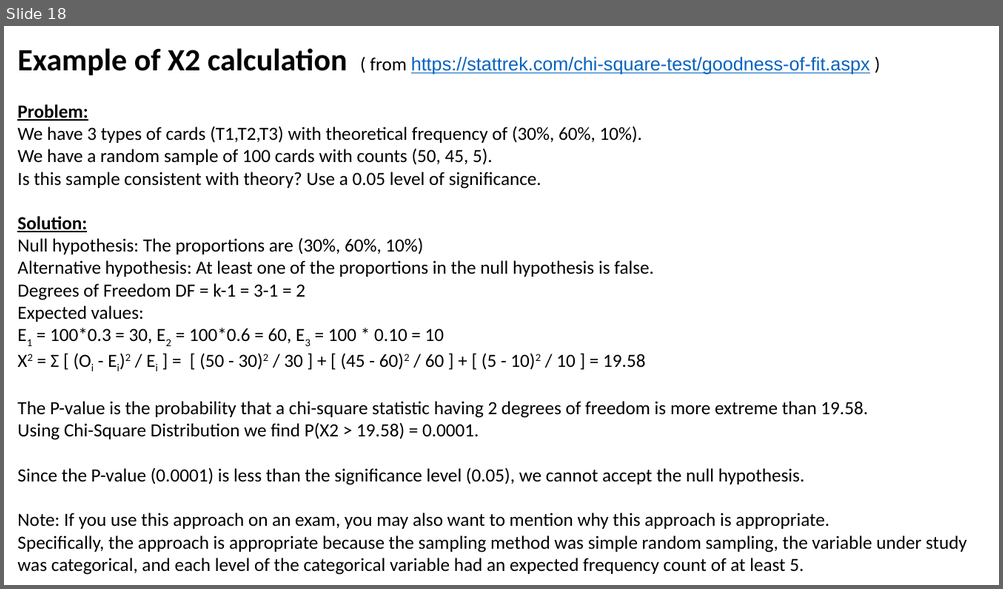
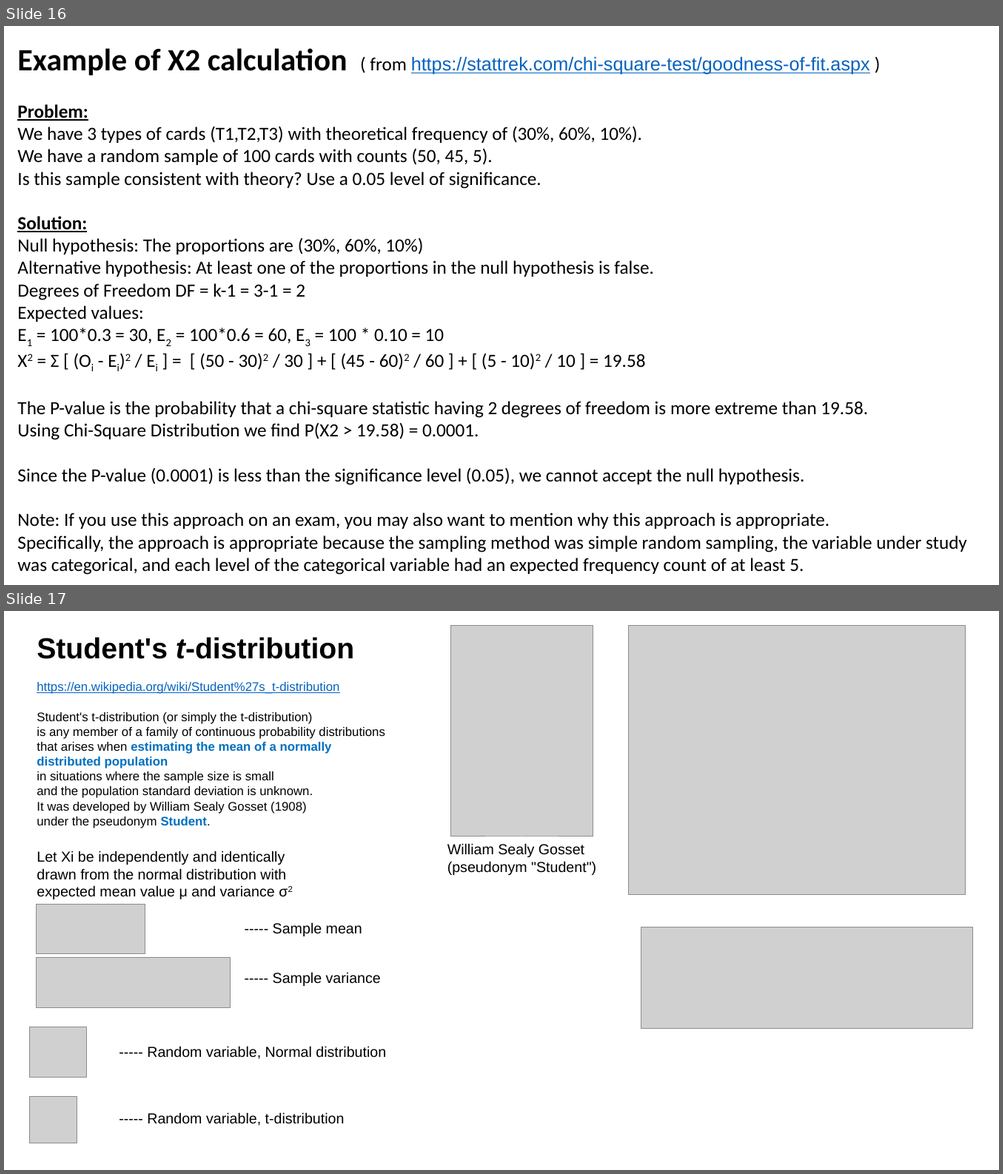
Before and after one commit to lselector/ml_ai_doc, a slide deck: statistics.pptx. Shown one above the other, each under a label of ours: slide 18 before the commit, slides 16 and 17 after it. The pictures are 1003x589 and 1003x1174 pixels, drawn with LibreOffice and Linux fonts; fonts in the diff are those of the drawing; grey boxes stand for pictures. Boxes give left, top, right and bottom in pixels: in the first picture for what was removed or moved away, otherwise in the second. Text is boxed around its words. In the diff, an @@ line names an element or a change of style, - is before the commit and + after.

```diff
--- a/statistics.pptx
+++ b/statistics.pptx
@@ slide 17 added at [4, 611, 999, 1170], background #FFFFFF @@
@@ picture added at [451, 626, 594, 837] @@
@@ picture added at [629, 626, 965, 895] @@
@@ text added at [37, 637, 384, 829], 12 pt, text #000000 @@
+Student's t-distribution
+https://en.wikipedia.org/wiki/Student%27s_t-distribution
+Student's t-distribution (or simply the t-distribution)
+is any member of a family of continuous probability distributions that arises when estimating the mean of a normally distributed population
+in situations where the sample size is small
+and the population standard deviation is unknown.
+It was developed by William Sealy Gosset (1908)
+under the pseudonym Student.
@@ text added at [37, 851, 286, 900], 14 pt, text #000000 @@
+Let Xi be independently and identically drawn from the normal distribution with expected mean value μ and variance σ2
@@ text added at [447, 843, 596, 875], 14 pt, text #000000 @@
+William Sealy Gosset (pseudonym "Student")
@@ picture added at [36, 904, 145, 954] @@
@@ text added at [273, 923, 362, 937], 14 pt, text #000000 @@
+----- Sample mean
@@ picture added at [641, 927, 973, 1029] @@
@@ picture added at [36, 958, 230, 1008] @@
@@ text added at [273, 972, 381, 986], 14 pt, text #000000 @@
+----- Sample variance
@@ picture added at [29, 1028, 87, 1077] @@
@@ text added at [147, 1046, 386, 1059], 14 pt, text #000000 @@
+----- Random variable, Normal distribution
@@ picture added at [29, 1097, 77, 1144] @@
@@ text added at [147, 1113, 344, 1126], 14 pt, text #000000 @@
+----- Random variable, t-distribution
@@ what was slide 18 is now slide 16 @@
```
Also in this commit, not shown: 11 slides changed, 1 other slide added, 1 slide removed, 1 other file.
